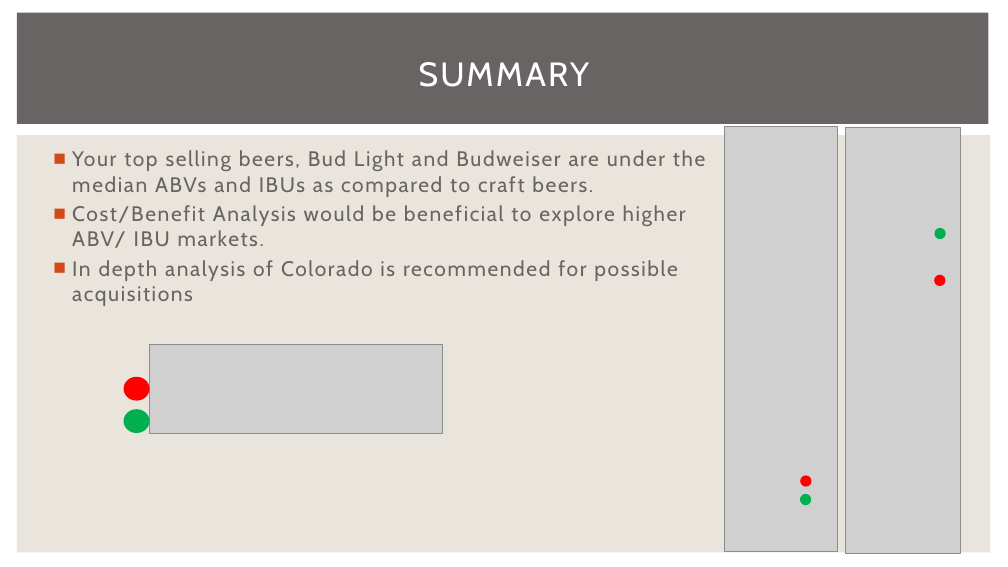
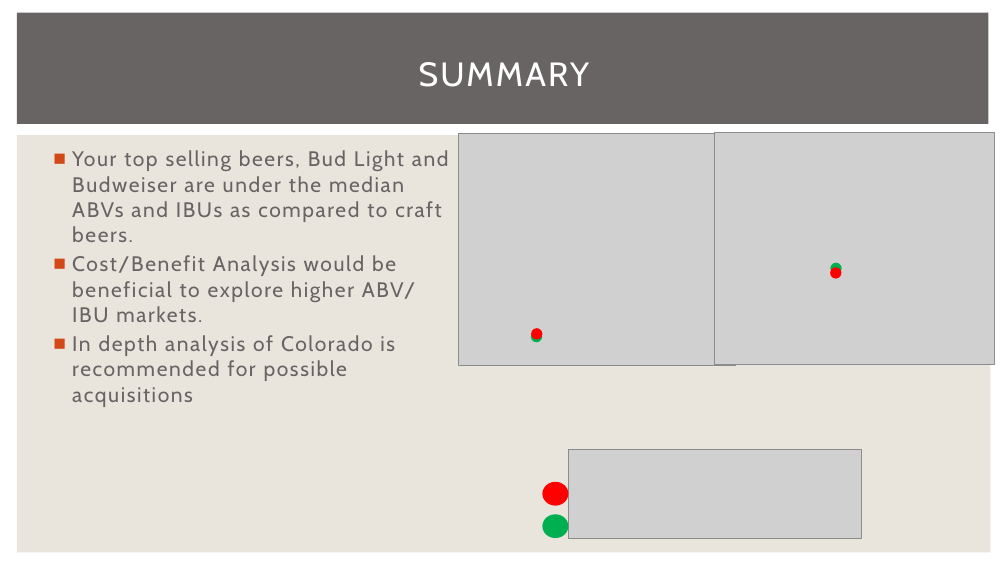
Before and after one commit to realdanielbyrne/BeersCaseStudy, a slide deck: slide 10 of Case study1016.pptx. Drawn at 1008x567 pixels with LibreOffice and Linux fonts; fonts in the diff are those of the drawing; grey boxes stand for pictures. Boxes give left, top, right and bottom in pixels: in the first picture for what was removed or moved away, otherwise in the second. Text is boxed around its words. In the diff, an @@ line names an element or a change of style, - is before the commit and + after.

Commit message:
updated presentation
Changed the Midwest map that was incorrect.
Changed the boxplots in the summary slide.
Changed updated color median bar graphs

```diff
--- a/Case study1016.pptx
+++ b/Case study1016.pptx
@@ text "Your top selling beers, Bud ..." rewrapped from bbox=[72, 150, 705, 306] to bbox=[72, 150, 449, 407] @@
@@ picture added at bbox=[459, 133, 736, 366] @@
@@ picture added at bbox=[715, 132, 994, 365] @@
@@ picture removed at bbox=[724, 126, 837, 552] @@
@@ picture removed at bbox=[846, 128, 960, 554] @@
@@ ellipse: place and size @@
-ellipse at bbox=[935, 274, 946, 286]
+ellipse at bbox=[830, 268, 842, 279]
@@ ellipse: place and size @@
-ellipse at bbox=[935, 228, 946, 239]
+ellipse at bbox=[830, 262, 842, 274]
@@ ellipse: place and size @@
-ellipse at bbox=[800, 476, 811, 487]
+ellipse at bbox=[532, 328, 543, 340]
@@ ellipse: place and size @@
-ellipse at bbox=[800, 494, 811, 505]
+ellipse at bbox=[531, 331, 542, 343]
@@ 2 ellipses, 1 picture: place and size @@
-2 ellipses, 1 picture at bbox=[123, 345, 442, 433]
+2 ellipses, 1 picture at bbox=[542, 450, 861, 538]
```
Also in this commit, not shown: 2 other slides changed.
